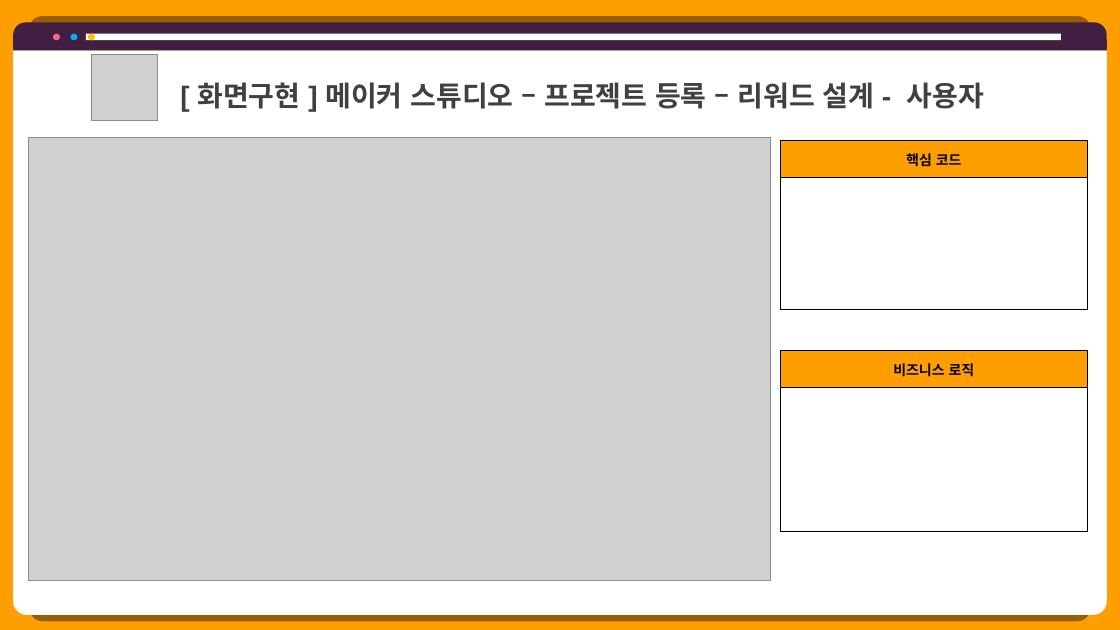
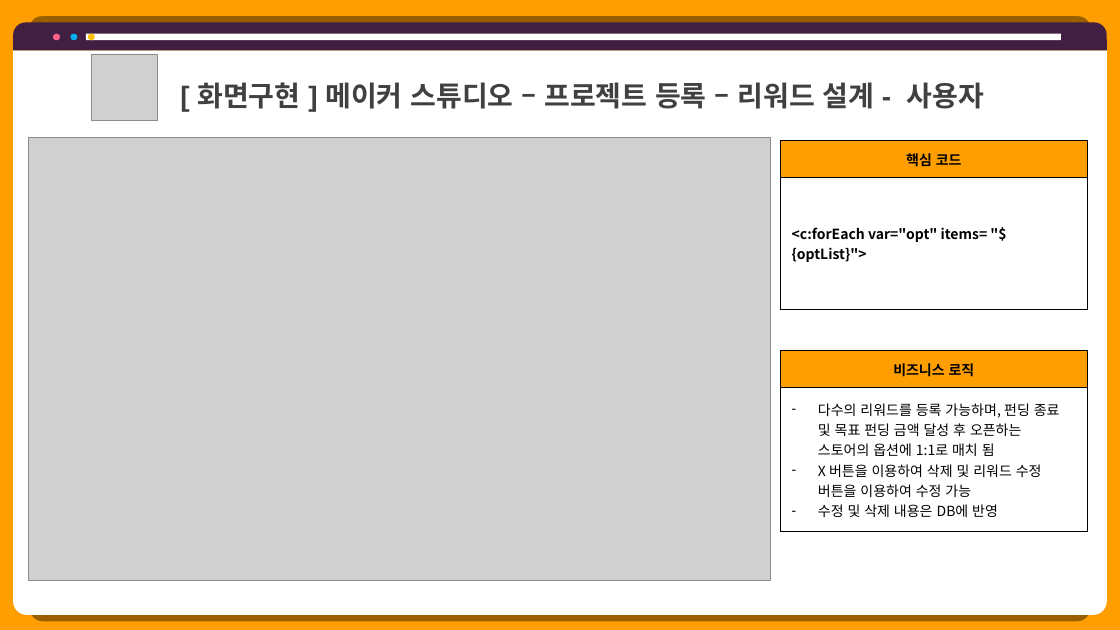
Before and after one commit to hhsw07/ezen-academy-projects, a slide deck: slide 19 of 0 발표용 파워포인트/project06 - 파워포인트 종합 - 현태.pptx (slide 22 before the commit). Drawn at 1120x630 pixels with LibreOffice and Linux fonts; fonts in the diff are those of the drawing; grey boxes stand for pictures. Boxes give left, top, right and bottom in pixels: in the first picture for what was removed or moved away, otherwise in the second. Text is boxed around its words. In the diff, an @@ line names an element or a change of style, - is before the commit and + after.

```diff
--- a/0 발표용 파워포인트/project06 - 파워포인트 종합 - 현태.pptx
+++ b/0 발표용 파워포인트/project06 - 파워포인트 종합 - 현태.pptx
@@ table at (781, 140, 1087, 310) @@
@@ row 2, column 1: "" to "<c:forEach var="opt" items= "${optList}">" @@
@@ table at (781, 350, 1087, 532) @@
-row 2, column 1: 
+row 2, column 1: 다수의 리워드를 등록 가능하며, 펀딩 종료 및 목표 펀딩 금액 달성 후 오픈하는 스토어의 옵션에 1:1로 매치 됨 / X 버튼을 이용하여 삭제 및 리워드 수정 버튼을 이용하여 수정 가능 / 수정 및 삭제 내용은 DB에 반영
```
Also in this commit, not shown: 30 other slides changed, 1 slide added, 4 slides removed, 2 other files.
